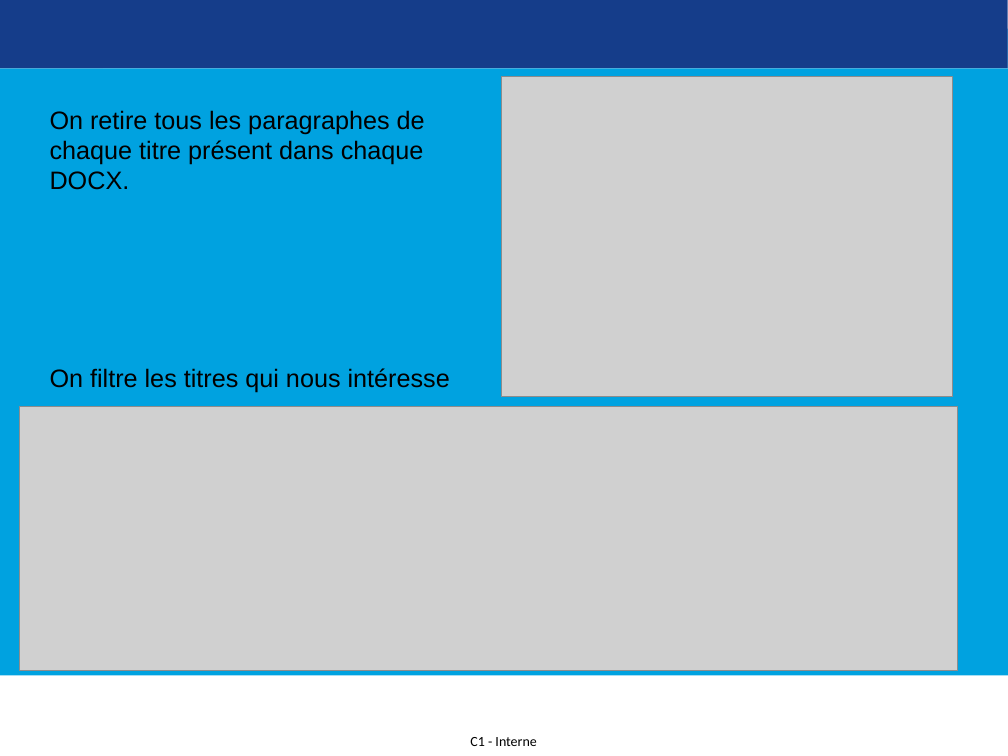
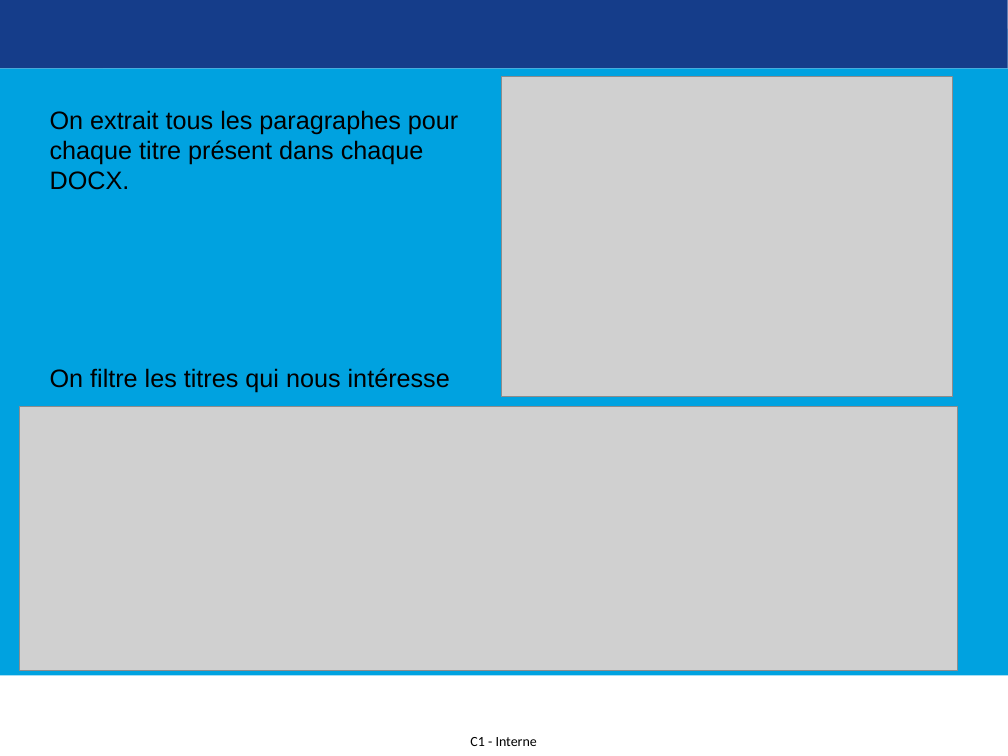
Before and after one commit to LorisDematini/rct_rag, a slide deck: slide 11 of presentationVendredi.pptx. Drawn at 1008x756 pixels with LibreOffice and Linux fonts; fonts in the diff are those of the drawing; grey boxes stand for pictures; background and template pictures are left out. Boxes give left, top, right and bottom in pixels: in the first picture for what was removed or moved away, otherwise in the second. Text is boxed around its words. In the diff, an @@ line names an element or a change of style, - is before the commit and + after.

```diff
--- a/presentationVendredi.pptx
+++ b/presentationVendredi.pptx
@@ text at bbox=[50, 110, 458, 190]: text changed @@
-On retire tous les paragraphes de chaque titre présent dans chaque DOCX.
+On extrait tous les paragraphes pour chaque titre présent dans chaque DOCX.
```
Also in this commit, not shown: 2 other slides changed, 2 slides added, 1 slide removed, 22 other files.
